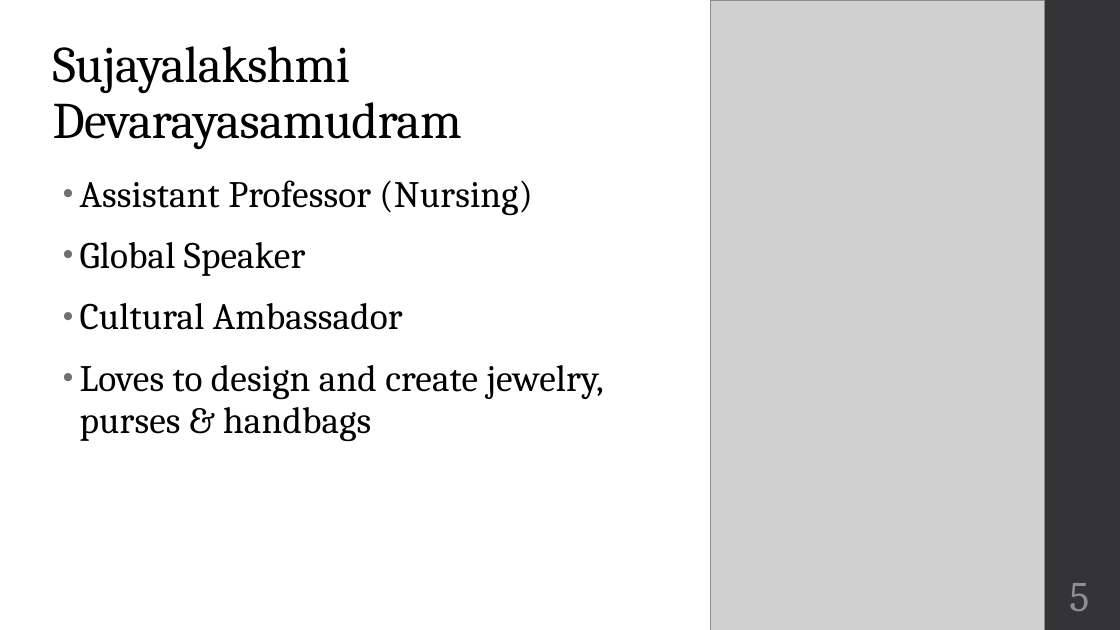
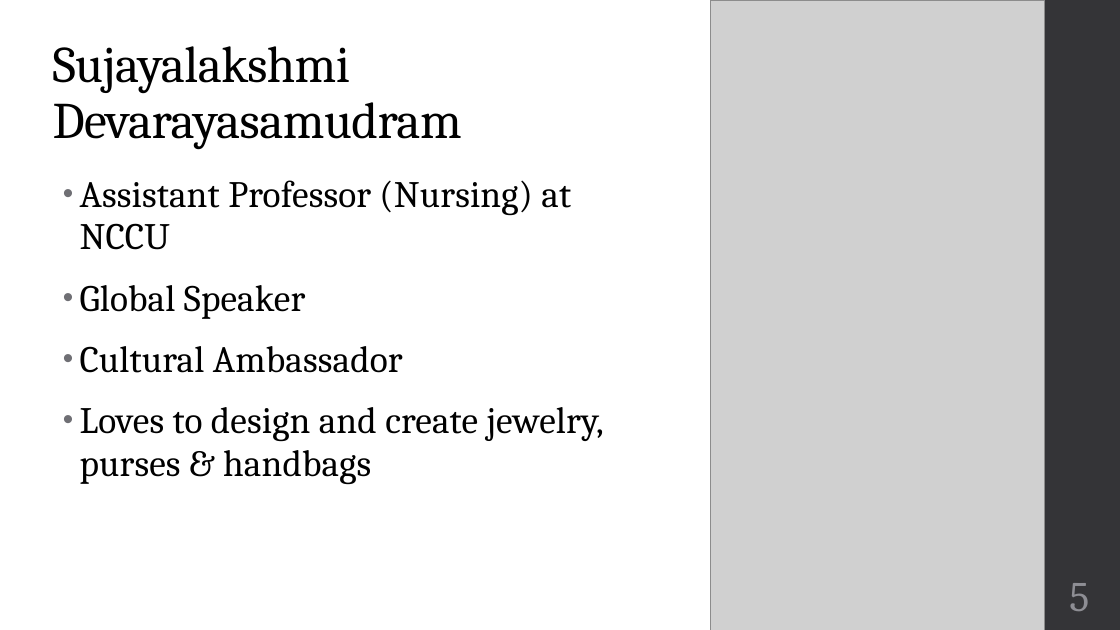
Before and after one commit to snkott/sglc, a slide deck: slide 5 of Dynamic International Leadership.pptx. Drawn at 1120x630 pixels with LibreOffice and Linux fonts; fonts in the diff are those of the drawing; grey boxes stand for pictures. Boxes give left, top, right and bottom in pixels: in the first picture for what was removed or moved away, otherwise in the second. Text is boxed around its words. In the diff, an @@ line names an element or a change of style, - is before the commit and + after.

```diff
--- a/Dynamic International Leadership.pptx
+++ b/Dynamic International Leadership.pptx
@@ text at (80,180,571,250): text changed @@
-• Assistant Professor (Nursing)
+• Assistant Professor (Nursing) at NCCU
```
Also in this commit, not shown: 3 other slides changed, 1 slide added.
